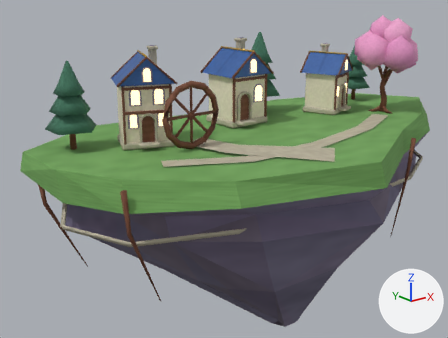
Two versions of the glTF model public/assets/models/environment/sky-hamlet-low.glb, one commit apart.
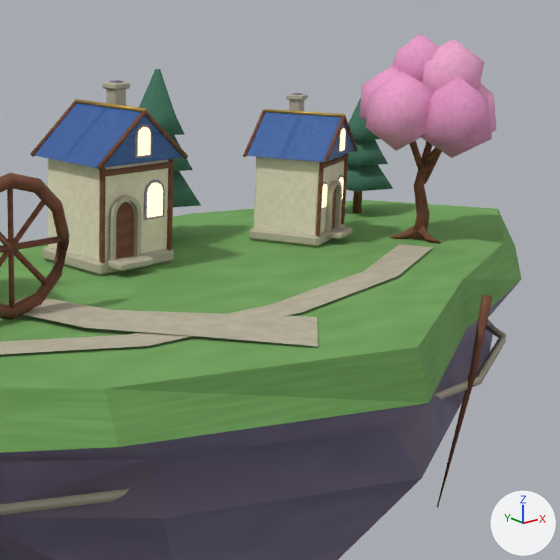
Old and new are each drawn whole from a 50 mm lens placed at (-13.14, -14.53, 4.8), pointed at (-0.73, 0.98, -1.41) and again close up on the part from 42% to 100% of the width and 0% to 77% of the height. Lighting does not change. The marker at lower right points along +X, +Y and +Z. The first two pictures are the older version. Vertices at exactly the same position are counted once.

The scene before the commit, as lines of its bpy script (objects in view):
```python
me_hamlet_fractured_cliff_005 = bpy.data.meshes.new('hamlet_fractured_cliff.005')
me_hamlet_fractured_cliff_005.from_pydata(...)  # 2073 vertices, 3724 faces; spans x -7.2..9.1, y -4.9..4.0, z -6.9..3.4
me_hamlet_fractured_cliff_005.materials.append(mat_lavender_layered_cliff)
me_hamlet_fractured_cliff_005.materials.append(mat_meadow_and_moss)
me_hamlet_fractured_cliff_005.materials.append(mat_warm_carved_timber)
me_hamlet_fractured_cliff_005.materials.append(mat_carved_sandstone)
me_hamlet_fractured_cliff_005.materials.append(mat_ivory_limestone)
me_hamlet_fractured_cliff_005.materials.append(mat_royal_blue_glazed_slate)
me_hamlet_fractured_cliff_005.materials.append(mat_brushed_antique_gold)
me_hamlet_fractured_cliff_005.materials.append(mat_warm_lit_glass)
me_hamlet_fractured_cliff_005.materials.append(mat_sakura_blossom_clusters)
me_hamlet_fractured_cliff_005.materials.append(mat_deep_evergreen_foliage)
ob_sky_hamlet = bpy.data.objects.new('sky-hamlet', me_hamlet_fractured_cliff_005)
ob_sky_hamlet.location = (0.0, 0.0, 0.0)
```
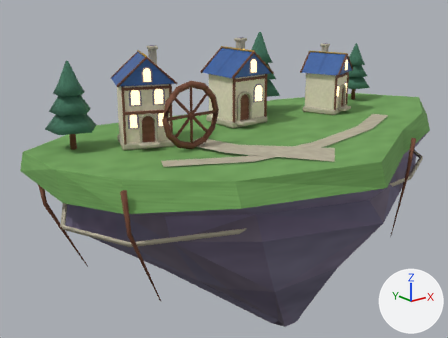
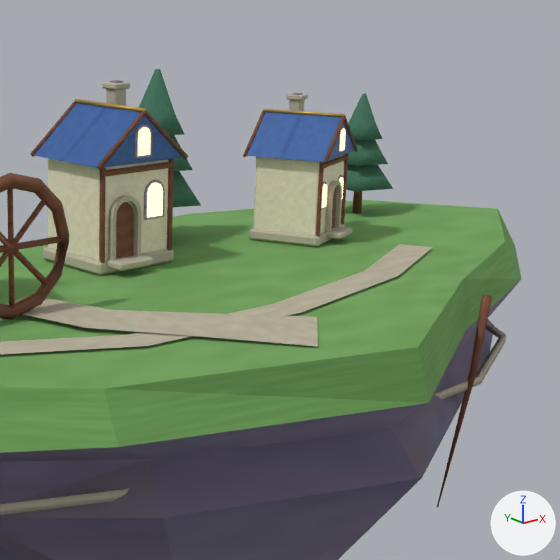
Edits to the bpy script that builds the scene:
```text
Change me_hamlet_fractured_cliff_005:
    used by ob_sky_hamlet; location = (0.0, 0.0, 0.0)
    remove me_hamlet_fractured_cliff_005.from_pydata(...)  # 2073 vertices, 3724 faces; spans x -7.2..9.1, y -4.9..4.0, z -6.9..3.4
    add me_hamlet_fractured_cliff_005.from_pydata(...)  # 1885 vertices, 3408 faces; spans x -7.2..9.1, y -4.9..4.0, z -6.9..2.9
    me_hamlet_fractured_cliff_005 part 1: 15 loose pieces with 188 vertices, spanning x 4.0..6.5, y -2.0..0.2, z 0.0..3.4, are deleted
    remove me_hamlet_fractured_cliff_005.materials.append(mat_sakura_blossom_clusters)
```

Location of each change, [x1, y1, x2, y2] in pixels of the close-ups (560 x 560 px):
'sky-hamlet', reshaped
    before: [0, 34, 522, 560]
    after: [0, 69, 522, 560]
part 1 of me_hamlet_fractured_cliff_005, deleted (pink)
    before: [359, 34, 496, 243]
